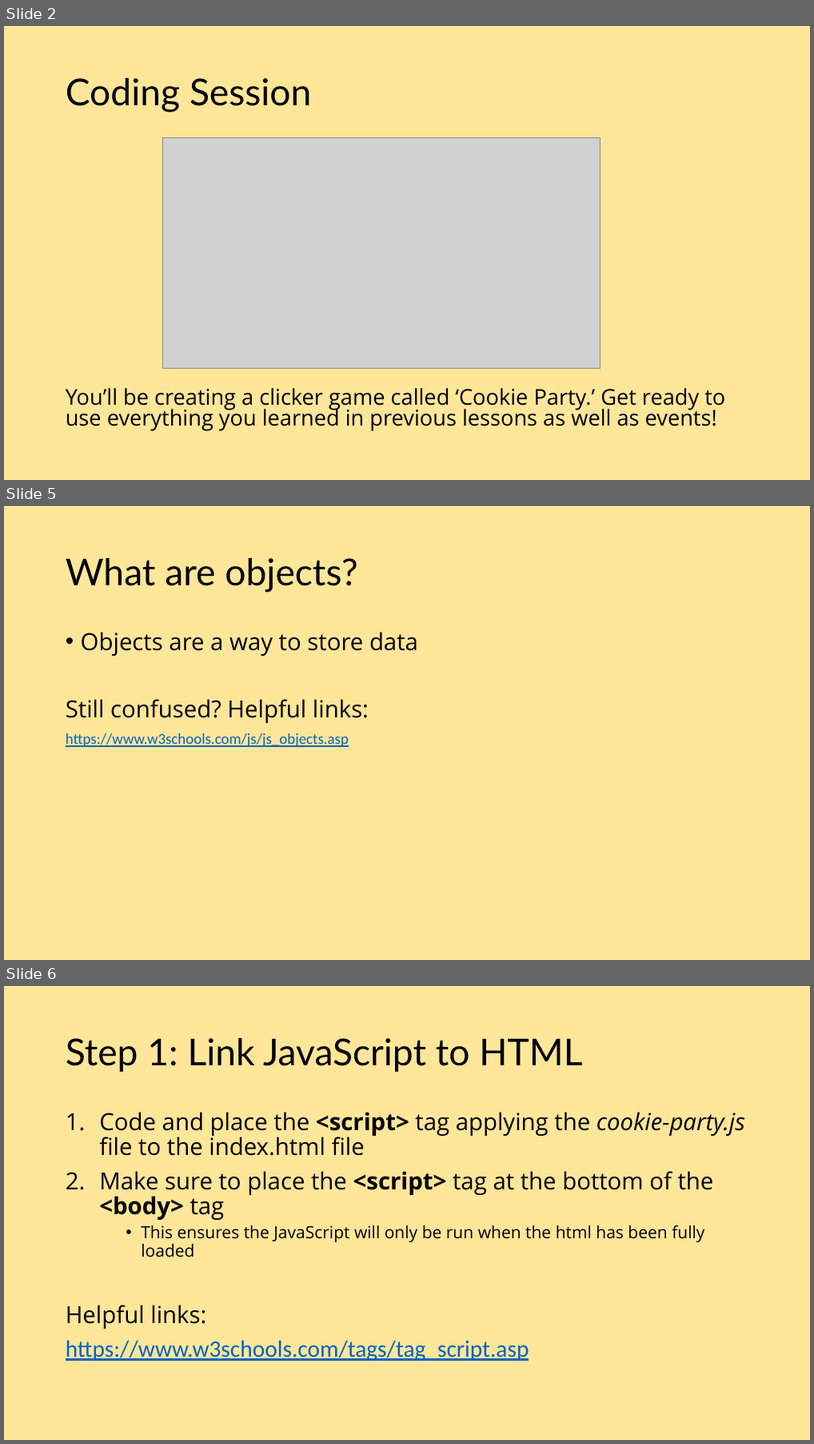
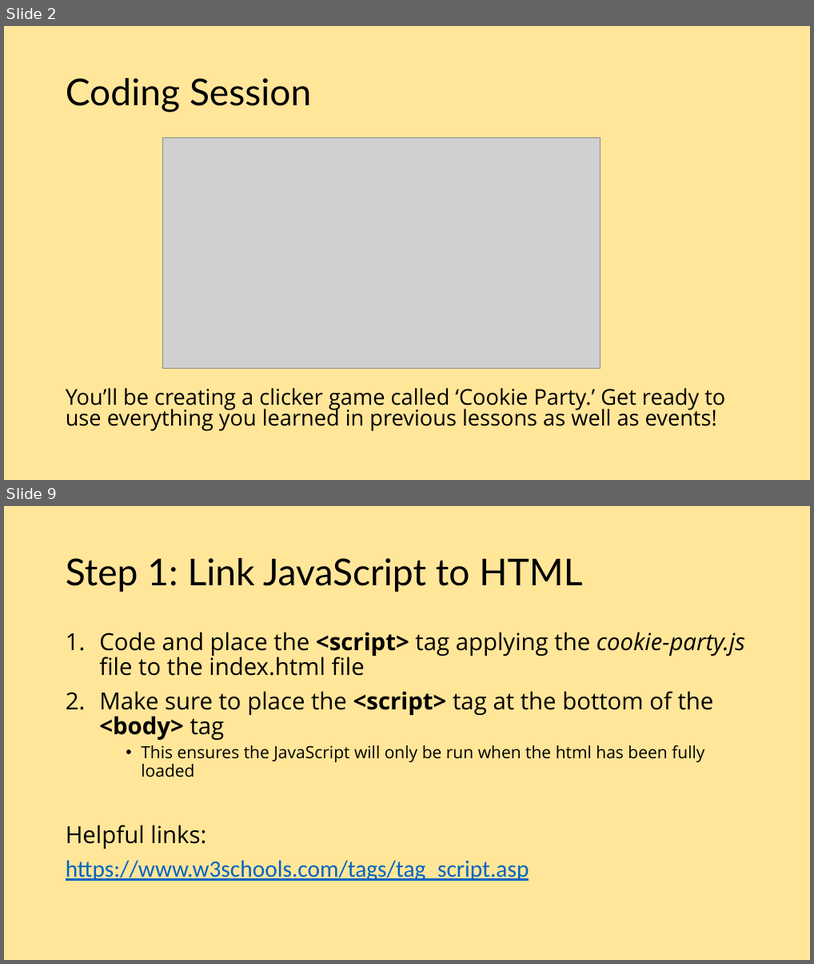
Before and after one commit to etruong/cookie-party, a slide deck: events-coding-session.pptx. Shown one above the other, each under a label of ours: slides 2, 5 and 6 before the commit, slides 2 and 9 after it; the slides between them are not shown. The pictures are 814x1444 and 814x964 pixels, drawn with LibreOffice and Linux fonts; fonts in the diff are those of the drawing; grey boxes stand for pictures. Boxes give left, top, right and bottom in pixels: in the first picture for what was removed or moved away, otherwise in the second. Text is boxed around its words. In the diff, an @@ line names an element or a change of style, - is before the commit and + after.

```diff
--- a/events-coding-session.pptx
+++ b/events-coding-session.pptx
@@ slide 5 removed at bbox=[4, 506, 810, 960], background #FFE699 @@
@@ title removed at bbox=[66, 558, 358, 592] @@
-What are objects?
@@ text removed at bbox=[66, 632, 418, 747] @@
-• Objects are a way to store data
-Still confused? Helpful links:
-https://www.w3schools.com/js/js_objects.asp
@@ what was slide 6 is now slide 9 @@
```
Also in this commit, not shown: 7 slides changed, 5 slides added, 1 other slide removed, 1 other file.
